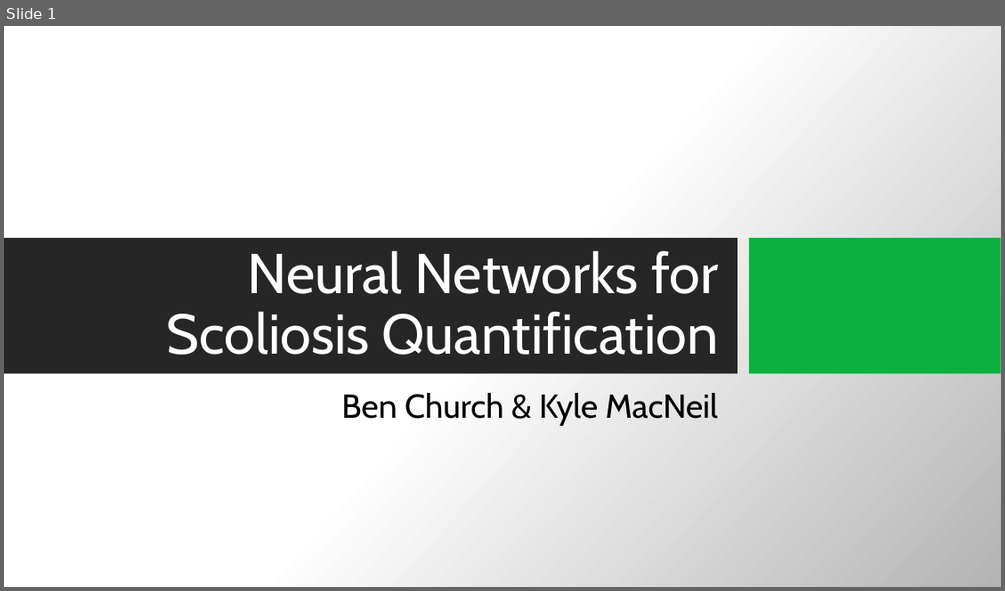
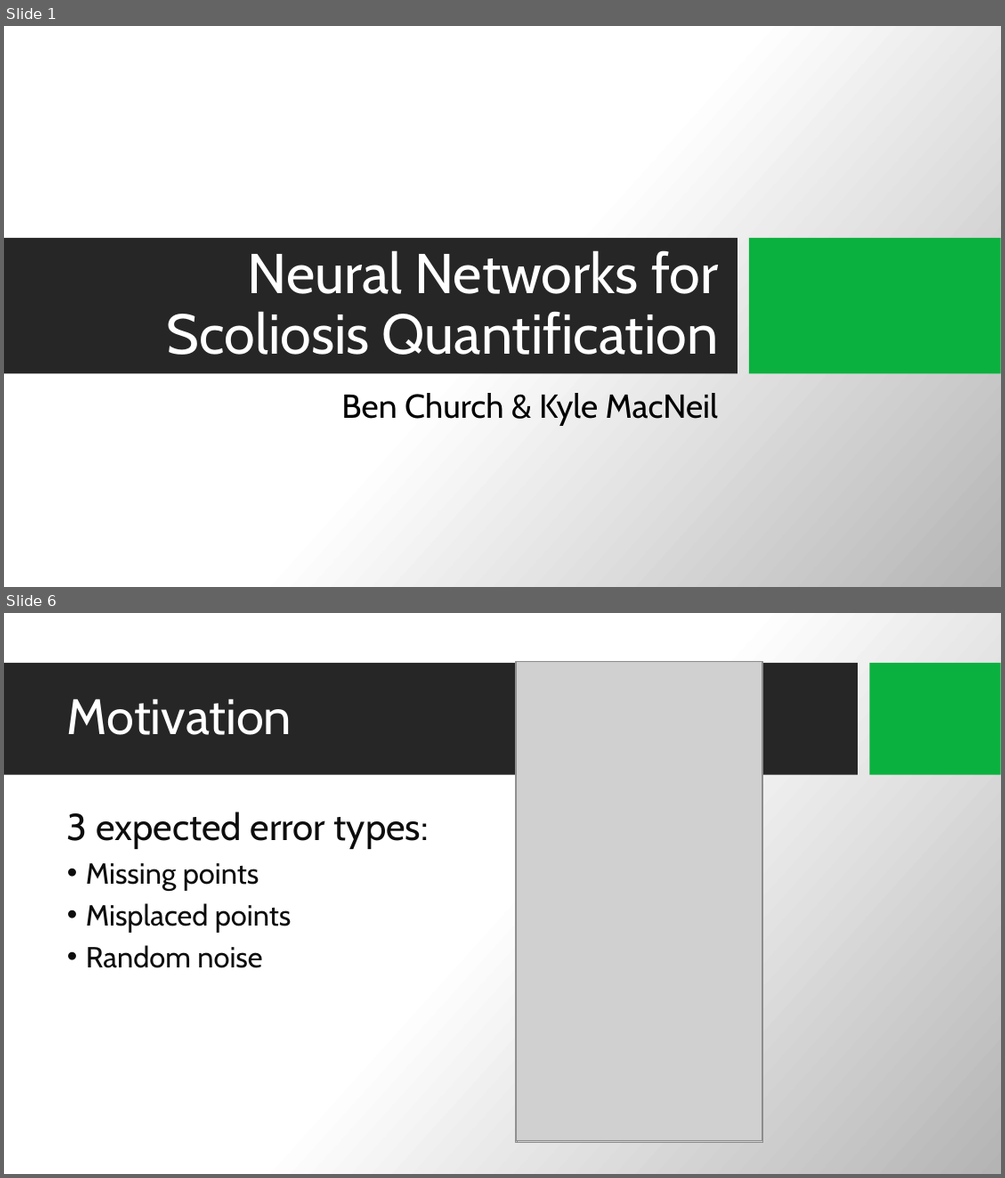
Before and after one commit to BenChurch/Fall2016, a slide deck: CISC874/Project/Presentation/0bc15Presentation.pptx. Shown one above the other, each under a label of ours: slide 1 before the commit, slides 1 and 6 after it; the slides between them are not shown. The pictures are 1005x591 and 1005x1178 pixels, drawn with LibreOffice and Linux fonts; fonts in the diff are those of the drawing; grey boxes stand for pictures; background and template pictures are left out. Boxes give left, top, right and bottom in pixels: in the first picture for what was removed or moved away, otherwise in the second. Text is boxed around its words. In the diff, an @@ line names an element or a change of style, - is before the commit and + after.

```diff
--- a/CISC874/Project/Presentation/0bc15Presentation.pptx
+++ b/CISC874/Project/Presentation/0bc15Presentation.pptx
@@ slide 6 added at [4,613,1001,1174], background picture (left out) @@
@@ rectangle added at [4,663,858,775], fill #262626 @@
@@ picture added at [516,662,763,1143] @@
@@ picture added at [516,662,762,1140] @@
@@ picture added at [517,662,763,1143] @@
@@ picture added at [517,661,762,1140] @@
@@ rectangle added at [870,663,1001,775], fill #0BB13E @@
@@ title added at [67,698,291,735], 48 pt, text #FFFFFF @@
+Motivation
@@ text added at [67,811,429,968], 28 pt, text #0D0D0D @@
+3 expected error types:
+• Missing points
+• Misplaced points
+• Random noise
```
Also in this commit, not shown: 6 slides changed, 4 other slides added, 1 slide removed, 24 other files.
